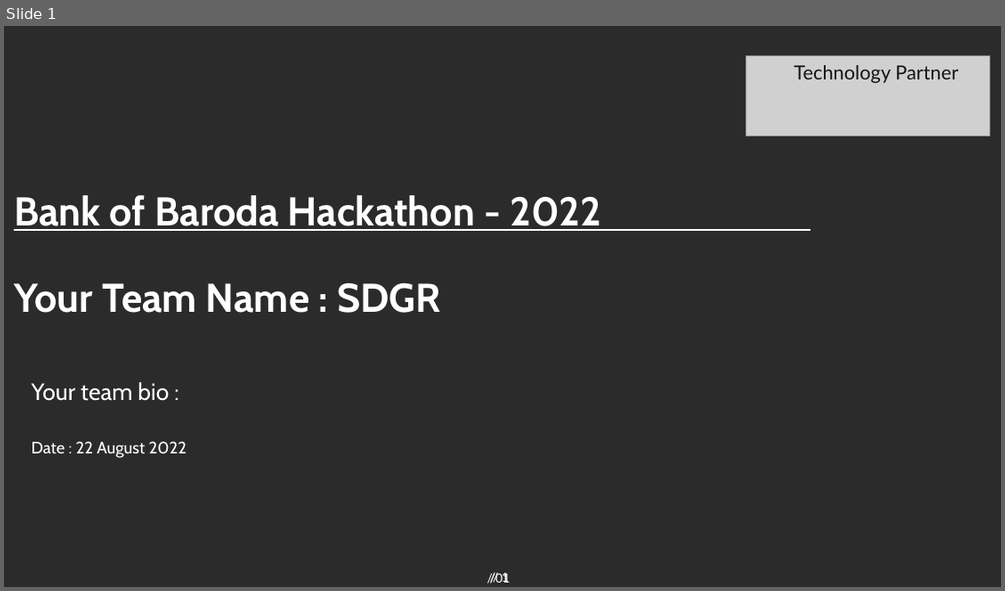
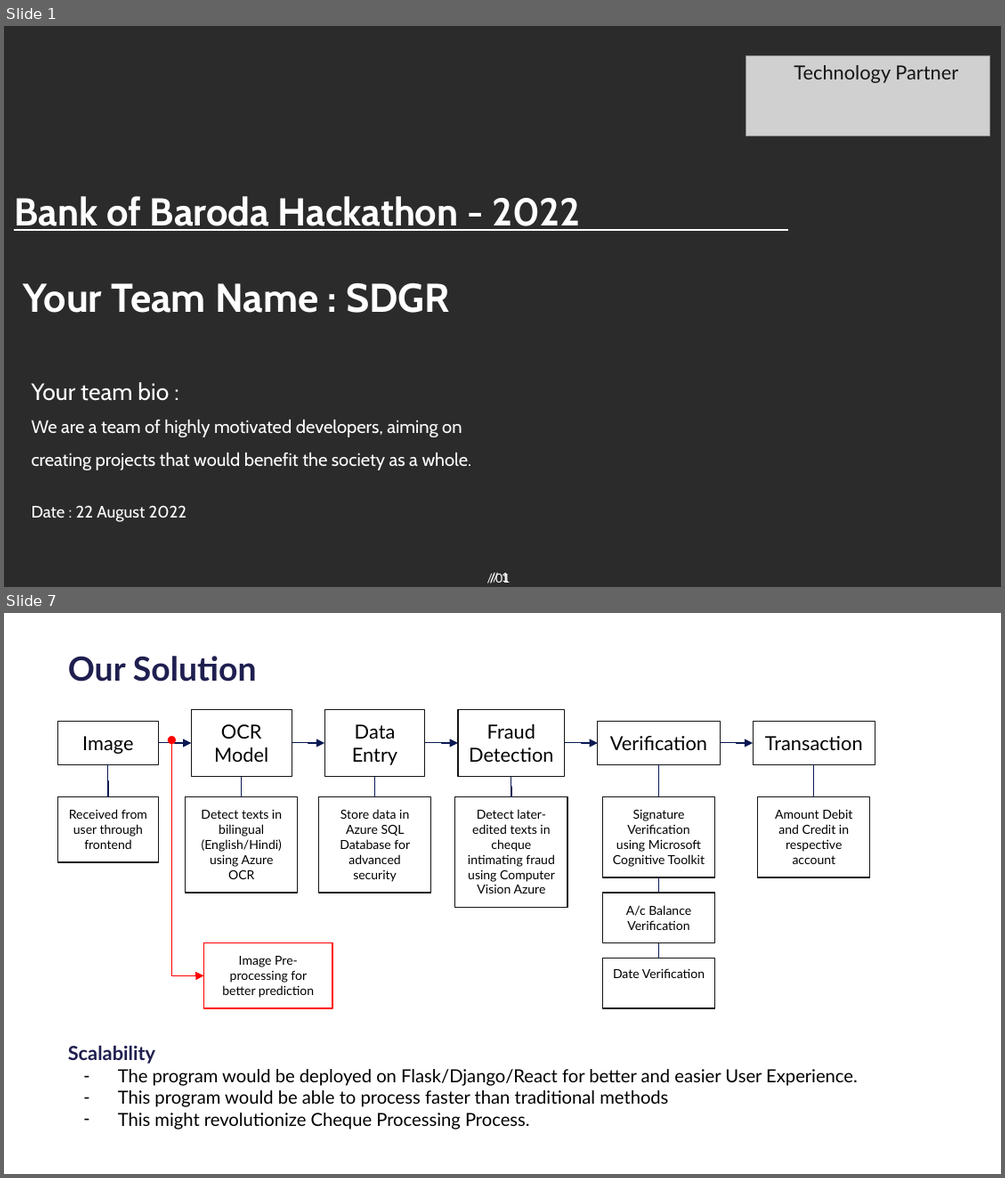
Before and after one commit to dikshabhambri/paycheck, a slide deck: idea/BOB_template.pptx. Shown one above the other, each under a label of ours: slide 1 before the commit, slides 1 and 7 after it; the slides between them are not shown. The pictures are 1005x591 and 1005x1178 pixels, drawn with LibreOffice and Linux fonts; fonts in the diff are those of the drawing; grey boxes stand for pictures; background and template pictures are left out; a plain dark background stands for a picture behind light text. Boxes give left, top, right and bottom in pixels: in the first picture for what was removed or moved away, otherwise in the second. Text is boxed around its words. In the diff, an @@ line names an element or a change of style, - is before the commit and + after.

```diff
--- a/idea/BOB_template.pptx
+++ b/idea/BOB_template.pptx
@@ slide 7 added at (x1=4, y1=613, x2=1001, y2=1174), background #FFFFFF; not listed: 2 template elements that a slide beside it also shows @@
@@ title added at (x1=68, y1=656, x2=257, y2=682), 24 pt, text #1F1F50, bold @@
+Our Solution
@@ rectangle added at (x1=192, y1=710, x2=292, y2=777), outline #141414 0.75 pt, 14 pt, text #000000 @@
+OCR Model
@@ rectangle added at (x1=325, y1=710, x2=426, y2=777), outline #141414 0.75 pt, 14 pt, text #000000 @@
+Data Entry
@@ rectangle added at (x1=458, y1=710, x2=564, y2=777), outline #141414 0.75 pt, 14 pt, text #000000 @@
+Fraud Detection
@@ rectangle added at (x1=57, y1=721, x2=159, y2=764), outline #141414 0.75 pt, 14 pt, text #000000 @@
+Image
@@ elbow arrow added from (159, 743) to (192, 743), #0A1852 0.75 pt @@
@@ elbow double arrow added from (171, 739) to (204, 976), #FF0000 0.75 pt @@
@@ elbow arrow added from (292, 743) to (325, 743), #0A1852 0.75 pt @@
@@ elbow arrow added from (425, 743) to (458, 743), #0A1852 0.75 pt @@
@@ elbow arrow added from (564, 743) to (597, 743), #0A1852 0.75 pt @@
@@ rectangle added at (x1=597, y1=721, x2=720, y2=764), outline #141414 0.75 pt, 14 pt, text #000000 @@
+Verification
@@ elbow arrow added from (720, 743) to (752, 743), #0A1852 0.75 pt @@
@@ rectangle added at (x1=752, y1=721, x2=875, y2=764), outline #141414 0.75 pt, 14 pt, text #000000 @@
+Transaction
@@ elbow line added from (107, 764) to (109, 796), #0A1852 0.75 pt @@
@@ elbow line added from (659, 764) to (659, 796), #0A1852 0.75 pt @@
@@ elbow line added from (813, 764) to (813, 796), #0A1852 0.75 pt @@
@@ rectangle added at (x1=57, y1=796, x2=159, y2=862), outline #141414 0.75 pt, 9 pt, text #000000 @@
+Received from user through frontend
@@ rectangle added at (x1=186, y1=796, x2=298, y2=892), outline #141414 0.75 pt, 9 pt, text #000000 @@
+Detect texts in bilingual (English/Hindi) using Azure OCR
@@ elbow line added from (242, 777) to (242, 796), #0A1852 0.75 pt @@
@@ rectangle added at (x1=319, y1=796, x2=431, y2=892), outline #141414 0.75 pt, 9 pt, text #000000 @@
+Store data in Azure SQL Database for advanced security
@@ elbow line added from (375, 777) to (375, 796), #0A1852 0.75 pt @@
@@ rectangle added at (x1=454, y1=796, x2=567, y2=907), outline #141414 0.75 pt, 9 pt, text #000000 @@
+Detect later-edited texts in cheque intimating fraud using Computer Vision Azure
@@ elbow line added from (511, 777) to (511, 796), #0A1852 0.75 pt @@
@@ rectangle added at (x1=602, y1=796, x2=715, y2=877), outline #141414 0.75 pt, 9 pt, text #000000 @@
+Signature Verification using Microsoft Cognitive Toolkit
@@ rectangle added at (x1=758, y1=796, x2=870, y2=877), outline #141414 0.75 pt, 9 pt, text #000000 @@
+Amount Debit and Credit in respective account
@@ elbow line added from (659, 877) to (659, 892), #0A1852 0.75 pt @@
@@ rectangle added at (x1=602, y1=892, x2=715, y2=942), outline #141414 0.75 pt, 9 pt, text #000000 @@
+A/c Balance Verification
@@ rectangle added at (x1=204, y1=943, x2=333, y2=1009), outline #FF0000 0.75 pt, 9 pt, text #000000 @@
+Image Pre-processing for better prediction
@@ rectangle added at (x1=602, y1=958, x2=715, y2=1008), outline #141414 0.75 pt, 9 pt, text #000000 @@
+Date Verification
@@ elbow line added from (659, 943) to (659, 958), #0A1852 0.75 pt @@
@@ text added at (x1=68, y1=1045, x2=858, y2=1129), 13 pt, text #000000 @@
+Scalability
+– The program would be deployed on Flask/Django/React for better and easier User Experience.
+– This program would be able to process faster than traditional methods
+– This might revolutionize Cheque Processing Process.
@@ slide 1 changed as well @@
@@ title "Bank of Baroda Hackathon - ..." at (x1=14, y1=196, x2=581, y2=231): size 29 to 28 pt @@
@@ text "Your Team Name : SDGR" moved from (x1=14, y1=283, x2=441, y2=313) to (x1=23, y1=283, x2=450, y2=313) @@
@@ text at (x1=32, y1=419, x2=472, y2=470): paragraph added @@
+We are a team of highly motivated developers, aiming on creating projects that would benefit the society as a whole.
```
Also in this commit, not shown: 1 other slide changed, 7 other slides added, 7 slides removed, 1 other file.
